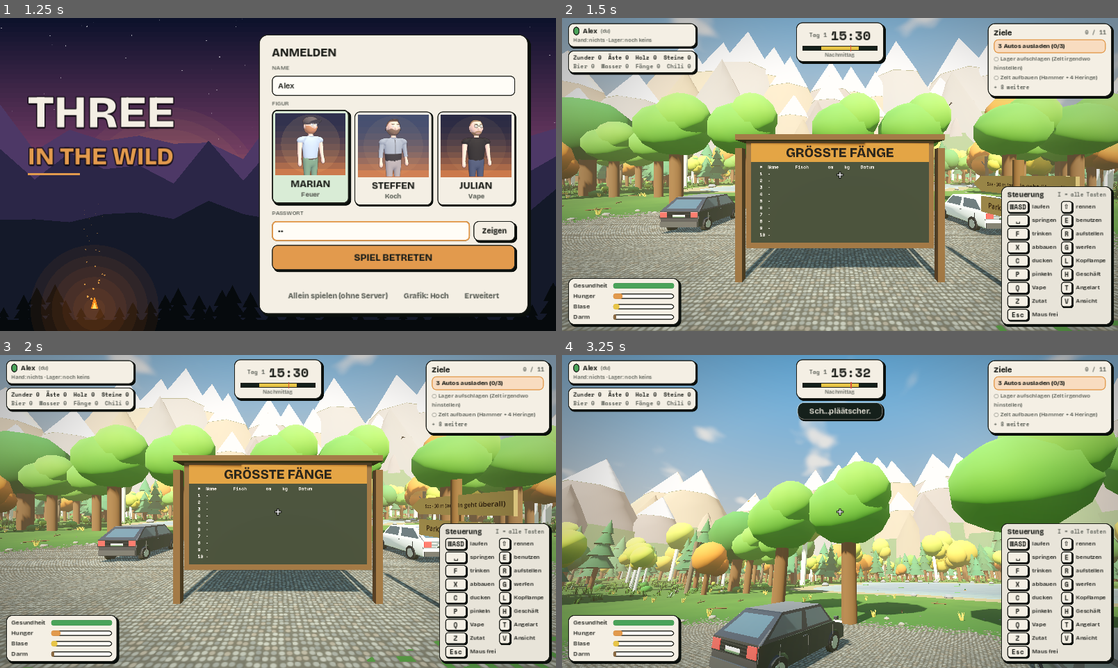
Above: before the commit, frames 1-4 (two rows, left to right).
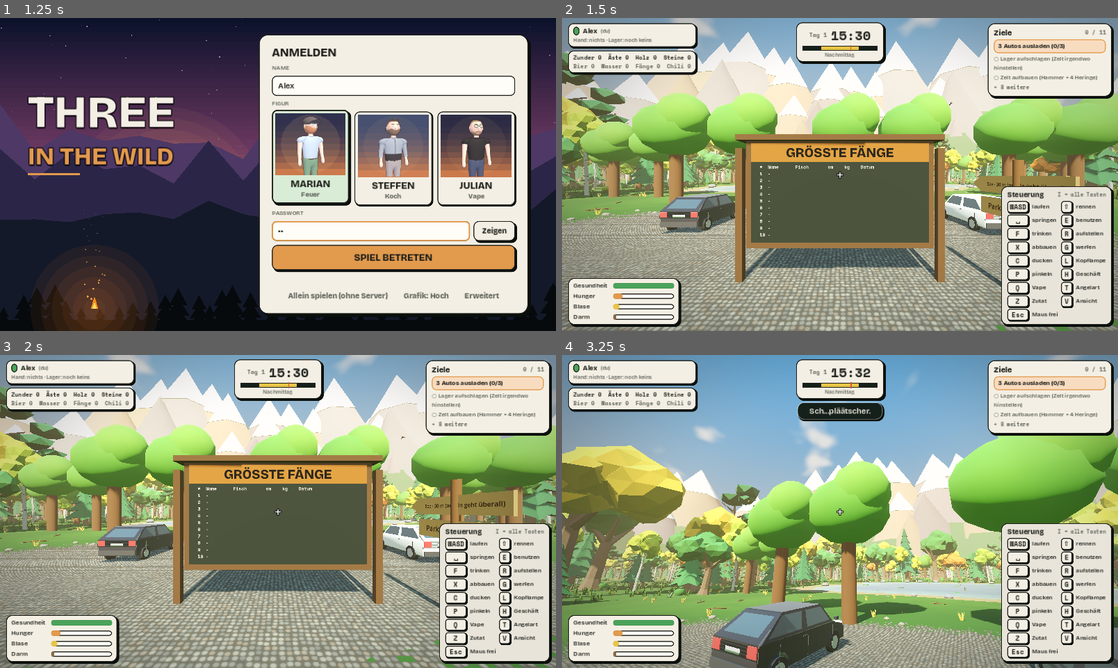
Above: after the commit, the same moments.

Repository: 7ulez/three-in-the-wild
Game: Godot game, scene res://menu.tscn
Two runs of this game, one before a commit and one after it. Both use one fixed random seed, a clock stepped at 60 frames per second and the inputs below.
Inputs (mouse positions are in pixels of both pictures, inside the frame that each line leads up to):
- Up to frame 1 (1.25 s): click (394, 86) at 0.52 s; type "Alex" at 0.6 s; click (372, 230) at 0.75 s; type "12" at 0.83 s
- Up to frame 2 (1.5 s): click "SPIEL BETRETEN" at 1.25 s
- Up to frame 3 (2 s): no input
- Up to frame 4 (3.25 s): tap Enter at 2 s; move the mouse to (867, 511) at 2.02 s; hold W from 2.03 s (still down); tap T at 2.1 s; click (867, 511) at 2.17 s; tap Space at 2.27, 3.02 s; move the mouse to (812, 511) at 2.77 s; tap P at 2.85 s

Frame 1 is identical in both runs. In frame 2, 5.6% of the frame differs, in the area x 0-100%, y 10-59%; in frame 3, 5.5%; in frame 4, 16%, in the area x 0-100%, y 28-81%.

Commit message:
Neue Blender-Modelle: Proviantkiste, Reh (animiert), Stockente, fünf Baumarten
Co-Authored-By: Claude Sonnet 5.5 <noreply@anthropic.com>
Claude-Session: https://claude.ai/code/session_01FicyMBshYtiCihkErSPQQ5

Diff:
--- a/fauna.gd
+++ b/fauna.gd
@@ -169,6 +169,15 @@
 		add_child(body)
 		match kind:
 			"duck":
+				if ResourceLoader.exists("res://assets/fauna/ente.glb"):
+					var dk := (load("res://assets/fauna/ente.glb") as PackedScene).instantiate() as Node3D
+					dk.scale = Vector3.ONE * 1.25
+					_darken(dk, 0.15)
+					dk.position.y = 0.03
+					body.add_child(dk)
+					speed = 0.7
+					target = global_position
+					return
 				Util.add_sphere(body, 0.22, Color(0.55, 0.4, 0.25)).scale = Vector3(1.0, 0.7, 1.4)
 				Util.add_sphere(body, 0.11, Color(0.1, 0.45, 0.3), Vector3(0, 0.22, -0.22))
 				Util.add_box(body, Vector3(0.07, 0.03, 0.12), Color(0.95, 0.65, 0.1), Vector3(0, 0.2, -0.36))
@@ -180,6 +189,19 @@
 				Util.add_sphere(body, 0.03, Color(0.9, 0.9, 0.3), Vector3(-0.05, 0.08, -0.07))
 				speed = 2.0
 			"deer":
+				if ResourceLoader.exists("res://assets/fauna/reh.glb"):
+					var dr := (load("res://assets/fauna/reh.glb") as PackedScene).instantiate() as Node3D
+					dr.scale = Vector3.ONE * 1.2
+					_darken(dr, 0.3)
+					body.add_child(dr)
+					ap = _find_ap(dr)
+					if ap != null:
+						for an in ap.get_animation_list():
+							ap.get_animation(an).loop_mode = Animation.LOOP_LINEAR
+						ap.play("Idle")
+					speed = 1.2
+					target = global_position
+					return
 				var c := Color(0.62, 0.42, 0.24)
 				Util.add_box(body, Vector3(0.45, 0.5, 1.0), c, Vector3(0, 0.95, 0))
 				Util.add_box(body, Vector3(0.22, 0.5, 0.25), c, Vector3(0, 1.3, -0.5)).rotation_degrees.x = -25.0
@@ -222,6 +244,18 @@
 				orbit_r = randf_range(8.0, 22.0)
 				orbit_a = randf() * TAU
 		target = global_position
+
+	## Modellfarben im hellen Spiellicht etwas abdunkeln
+	func _darken(root: Node, amount: float) -> void:
+		for mi in root.find_children("*", "MeshInstance3D", true, false):
+			var m3 := mi as MeshInstance3D
+			for i in range(m3.mesh.get_surface_count()):
+				var sm := m3.mesh.surface_get_material(i) as BaseMaterial3D
+				if sm != null:
+					var dm := sm.duplicate() as BaseMaterial3D
+					dm.albedo_color = dm.albedo_color.darkened(amount)
+					dm.metallic = 0.0
+					m3.set_surface_override_material(i, dm)
 
 	func _find_ap(n: Node) -> AnimationPlayer:
 		if n is AnimationPlayer:
@@ -369,7 +403,15 @@
 				else:
 					if not fleeing and wait <= 0.0:
 						_step_to(delta, speed)
-					body.rotation.z = sin(_t * (12.0 if fleeing else 4.0)) * 0.03
+					if ap != null:
+						if fleeing:
+							_play("Run", 1.0)
+						elif wait <= 0.0:
+							_play("Walk", 1.0)
+						else:
+							_play("Eat" if int(_t / 9.0) % 2 == 0 else "Idle")
+					else:
+						body.rotation.z = sin(_t * (12.0 if fleeing else 4.0)) * 0.03
 			"bird":
 				visible = not night
 				orbit_a += delta * (0.35 + 1.0 / orbit_r)
--- a/item_models.gd
+++ b/item_models.gd
@@ -16,6 +16,8 @@
 		return Vector3(0.6, 0.9, 0.6)
 	if kind == "Gasgrill":
 		return Vector3(0.66, 0.9, 0.55)
+	if kind == "Kiste mit Proviant":
+		return Vector3(0.5, 0.27, 0.34)
 	if kind == "Feuerschale":
 		return Vector3(0.46, 0.62, 0.46)
 	if kind == "Brennholz":
@@ -292,6 +294,9 @@
 
 ## Holzkiste mit Klappdeckel (Proviant)
 static func _crate(parent: Node3D, size: Vector3, color: Color) -> Dictionary:
+	var cm := _glb(parent, "kiste")
+	if cm != null:
+		return {"proviant": cm.find_child("Proviant", true, false)}
 	var wood := Color(0.55, 0.38, 0.2)
 	Util.add_box(parent, Vector3(size.x, size.y - 0.06, size.z), wood, Vector3(0, -0.03, 0))
 	for sy in [-0.1, 0.0, 0.1]:
--- a/main.gd
+++ b/main.gd
@@ -297,7 +297,7 @@
 			"loot": [
 				_loot("Kühlbox", 10.0, Vector3(0.6, 0.4, 0.4), Color(0.2, 0.45, 0.85)),
 				_loot("Gasgrill", 18.0, Vector3(0.7, 0.9, 0.5), Color(0.3, 0.3, 0.33)),
-				_loot("Kiste mit Proviant", 7.0, Vector3(0.5, 0.35, 0.35), Color(0.75, 0.2, 0.15)),
+				_loot("Kiste mit Proviant", 7.0, Vector3(0.5, 0.27, 0.34), Color(0.75, 0.2, 0.15)),
 				_backpack_loot(Color(0.25, 0.42, 0.22), [
 					_loot("Angelrute", 3.0, Vector3(1.4, 0.1, 0.1), rod_cols[1], "Steffen"),
 					_loot("Rutenständer", 2.0, Vector3(0.4, 1.0, 0.3), Color(0.45, 0.3, 0.16)),
@@ -451,7 +451,7 @@
 	add_child(forest)
 
 	var parts := {}
-	for key in ["bush", "s_trunk", "s_c1", "s_c2", "s_c3", "b_trunk", "b_c1", "b_c2", "l_trunk", "l_c1", "l_c2", "p_trunk", "p_c1", "p_c2", "p_c3", "p_c4", "d_trunk", "d_b1", "d_b2", "sap", "sap_t"]:
+	for key in ["bush", "s_trunk", "s_leaf", "b_trunk", "b_leaf", "b_mark", "l_trunk", "l_leaf", "p_trunk", "p_leaf", "d_trunk", "sap", "sap_t"]:
 		parts[key] = {"x": [], "c": []}
 
 	var shape := CylinderShape3D.new()
@@ -472,16 +472,11 @@
 		if kind < 0.18:
 			# Hohe schlanke Kiefer
 			var g2 := rng.randf_range(0.0, 0.06)
-			_part(parts, "p_trunk", base, 1.5, Color(0.42, 0.26, 0.15))
-			_part(parts, "p_c1", base, 2.6, Color(0.1 + g2, 0.34, 0.2))
-			_part(parts, "p_c2", base, 3.6, Color(0.12 + g2, 0.38, 0.22))
-			_part(parts, "p_c3", base, 4.6, Color(0.14 + g2, 0.42, 0.24))
-			_part(parts, "p_c4", base, 5.5, Color(0.16 + g2, 0.46, 0.27))
+			_part(parts, "p_trunk", base, 0.0, Color.WHITE)
+			_part(parts, "p_leaf", base, 0.0, Color(0.12 + g2, 0.4 + g2, 0.22))
 		elif kind < 0.24:
 			# Toter Baum
-			_part(parts, "d_trunk", base, 2.0, Color(0.4, 0.34, 0.28))
-			_branch(parts["d_b1"], base, 2.5, 0.9, 0.0, 0.7, Color(0.38, 0.32, 0.26))
-			_branch(parts["d_b2"], base, 3.1, -0.8, 2.4, 0.6, Color(0.38, 0.32, 0.26))
+			_part(parts, "d_trunk", base, 0.0, Color.WHITE)
 		elif kind < 0.34:
 			# Junger Baum
 			var sb := Transform3D(Basis.from_euler(tilt).scaled(Vector3(0.6, 0.6, 0.6)), pos)
@@ -490,21 +485,19 @@
 		elif kind < 0.6:
 			# Fichte
 			var g := rng.randf_range(0.0, 0.08)
-			_part(parts, "s_trunk", base, 1.0, Color(0.35, 0.22, 0.12))
-			_part(parts, "s_c1", base, 2.2, Color(0.12 + g, 0.42, 0.25))
-			_part(parts, "s_c2", base, 3.2, Color(0.14 + g, 0.46, 0.27))
-			_part(parts, "s_c3", base, 4.1, Color(0.16 + g, 0.5, 0.3))
+			_part(parts, "s_trunk", base, 0.0, Color.WHITE)
+			_part(parts, "s_leaf", base, 0.0, Color(0.1 + g, 0.38 + g, 0.22))
 		elif kind < 0.82:
 			# Birke mit goldener Krone
-			_part(parts, "b_trunk", base, 2.0, Color(0.92, 0.92, 0.88))
-			_part(parts, "b_c1", base, 4.3, Color(0.75, 0.8, 0.25))
-			_part(parts, "b_c2", base, 3.6, Color(0.85, 0.75, 0.2), Vector3(0.6, 0, 0.3))
+			var bg := rng.randf()
+			_part(parts, "b_trunk", base, 0.0, Color.WHITE)
+			_part(parts, "b_mark", base, 0.0, Color.WHITE)
+			_part(parts, "b_leaf", base, 0.0, Color(0.55 + bg * 0.3, 0.72 + bg * 0.08, 0.2))
 		else:
 			# Laubbaum in Herbstfarben
 			var crown: Color = autumn[rng.randi() % autumn.size()]
-			_part(parts, "l_trunk", base, 1.5, Color(0.4, 0.26, 0.14))
-			_part(parts, "l_c1", base, 3.8, crown)
-			_part(parts, "l_c2", base, 3.0, crown.darkened(0.12), Vector3(0.9, 0, 0.4))
+			_part(parts, "l_trunk", base, 0.0, Color.WHITE)
+			_part(parts, "l_leaf", base, 0.0, crown)
 
 		# Unterholz: Büsche (ohne Kollision)
 		if rng.randf() < 0.55 and not Game.low:
@@ -523,30 +516,45 @@
 
 	var fol := Scenery.foliage_material(0.06)
 	_add_multimesh(_sphere_mesh(0.7), parts["bush"], fol)
-	_add_multimesh(_cyl_mesh(0.25, 2.0), parts["s_trunk"])
-	_add_multimesh(_cone_mesh(1.5, 1.8), parts["s_c1"], fol)
-	_add_multimesh(_cone_mesh(1.1, 1.8), parts["s_c2"], fol)
-	_add_multimesh(_cone_mesh(0.7, 1.6), parts["s_c3"], fol)
-	_add_multimesh(_cyl_mesh(0.2, 4.0), parts["b_trunk"])
-	_add_multimesh(_sphere_mesh(1.4), parts["b_c1"], fol)
-	_add_multimesh(_sphere_mesh(1.0), parts["b_c2"], fol)
-	_add_multimesh(_cyl_mesh(0.3, 3.0), parts["l_trunk"])
-	_add_multimesh(_sphere_mesh(1.8), parts["l_c1"], fol)
-	_add_multimesh(_sphere_mesh(1.2), parts["l_c2"], fol)
-	_add_multimesh(_cyl_mesh(0.18, 3.0), parts["p_trunk"])
-	_add_multimesh(_cone_mesh(1.25, 1.7), parts["p_c1"], fol)
-	_add_multimesh(_cone_mesh(1.0, 1.6), parts["p_c2"], fol)
-	_add_multimesh(_cone_mesh(0.75, 1.5), parts["p_c3"], fol)
-	_add_multimesh(_cone_mesh(0.45, 1.3), parts["p_c4"], fol)
-	_add_multimesh(_cyl_mesh(0.22, 4.0), parts["d_trunk"])
-	_add_multimesh(_cyl_mesh(0.07, 1.4), parts["d_b1"])
-	_add_multimesh(_cyl_mesh(0.06, 1.2), parts["d_b2"])
+	for tk in [["fichte", "s"], ["kiefer", "p"], ["birke", "b"], ["eiche", "l"], ["tot", "d"]]:
+		_add_tree_model(tk[0], tk[1], parts, fol)
 	_add_multimesh(_sphere_mesh(0.55), parts["sap"], fol)
 	_add_multimesh(_cyl_mesh(0.06, 1.0), parts["sap_t"])
 
 	var cover_rng := RandomNumberGenerator.new()
 	cover_rng.seed = 4242
 	Scenery.build_ground_cover(self, lake_root, _tree_blocked, cover_rng)
+
+
+## Baummodell (Blender) als MultiMesh: Stamm mit eigenem Material, Laub mit Wind-Shader.
+func _add_tree_model(model: String, pre: String, parts: Dictionary, fol: Material) -> void:
+	var path := "res://assets/trees/baum_%s.glb" % model
+	var inst := (load(path) as PackedScene).instantiate() as Node3D
+	for mi in inst.find_children("*", "MeshInstance3D", true, false):
+		var m3 := mi as MeshInstance3D
+		var nm := String(m3.name).to_lower()
+		var key := ""
+		if nm.contains("laub"):
+			key = pre + "_leaf"
+		elif nm.contains("marken"):
+			key = pre + "_mark"
+		else:
+			key = pre + "_trunk"
+		if not parts.has(key):
+			continue
+		var mat: Material = null
+		if key.ends_with("_leaf"):
+			mat = fol
+		else:
+			var sm := m3.mesh.surface_get_material(0) as BaseMaterial3D
+			var dm := StandardMaterial3D.new()
+			dm.vertex_color_use_as_albedo = true
+			dm.roughness = 0.9
+			if sm != null:
+				dm.albedo_color = sm.albedo_color.darkened(0.3)
+			mat = dm
+		_add_multimesh(m3.mesh, parts[key], mat)
+	inst.free()
 
 
 ## Ast, der unten am Stamm (Höhe y0) ansetzt und schräg nach außen wächst. half = halbe Astlänge.
--- a/placed_item.gd
+++ b/placed_item.gd
@@ -101,6 +101,7 @@
 
 	if p_name == "Kiste mit Proviant":
 		pack = (state["pack"] as Array).duplicate() if state.has("pack") else Game.RECIPE.duplicate()
+		_refresh_pack()
 
 	if p_name == "Gasgrill":
 		light = OmniLight3D.new()
@@ -584,6 +585,7 @@
 	var nm: String = pack[idx]
 	pack.remove_at(idx)
 	sel = 0
+	_refresh_pack()
 	var pivot: Node3D = parts.get("lid", null)
 	if pivot != null and not open:
 		open = true
@@ -594,6 +596,12 @@
 	player.pick_up(it)
 
 
+func _refresh_pack() -> void:
+	var pv: Node3D = parts.get("proviant", null)
+	if pv != null:
+		pv.visible = not pack.is_empty()
+
+
 func steal_one() -> String:
 	if pack.is_empty():
 		return ""
@@ -601,6 +609,7 @@
 	var nm: String = pack[idx]
 	pack.remove_at(idx)
 	sel = 0
+	_refresh_pack()
 	return nm
 
 
Binary file added: assets/fauna/ente.glb
Not shown, added: assets/fauna/ente.glb.import
Binary file added: assets/fauna/reh.glb
Not shown, added: assets/fauna/reh.glb.import
Binary file added: assets/items/kiste.glb
Not shown, added: assets/items/kiste.glb.import
Binary file added: assets/trees/baum_birke.glb
Not shown, added: assets/trees/baum_birke.glb.import
Binary file added: assets/trees/baum_eiche.glb
Not shown, added: assets/trees/baum_eiche.glb.import
Binary file added: assets/trees/baum_fichte.glb
Not shown, added: assets/trees/baum_fichte.glb.import
(and 9 more such lines)
